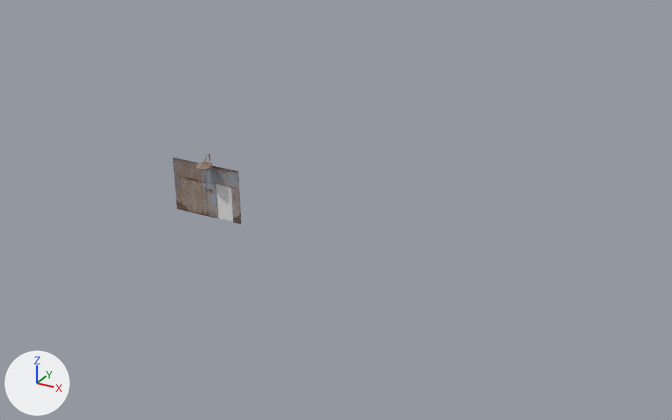
One commit to the FBX model Assets/Environment/Unique/Scene_A/SM_Scene_A_ClubEntrance00.fbx: the scene before it, then after it.
One viewpoint serves both versions: a 50 mm lens placed at (25.2, -4.9, -42.3), pointed at (-3.6, 47.3, -68.5). The axes (+X, +Y, +Z) are drawn at lower left. The lights are the same throughout. Where no turn or scale is listed for an object, it has been applied to the vertices.

In view in the first picture: 'SM_Scene_A_ClubEntrance00'.
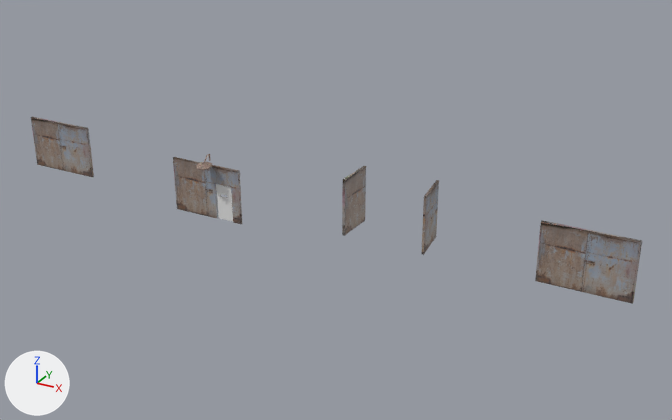
Boxes [x1, y1, x2, y2] around the edits, measured in the pictures (672 x 420 px):
'SM_Scene_A_ClubEntrance00', reshaped (787% wider, 165% taller): before [173, 154, 241, 224]; after [31, 117, 642, 304]
part 1 of me_cube_078, added: after [31, 117, 642, 304]

The edits, one by one:
me_cube_078 is used by ob_sm_scene_a_clubentrance00; location (0.0, 0.0, 0.0).
me_cube_078 had 306 vertices, 260 faces and spanned x -16.15..-10.33, y 44.05..45.69, z -70.32..-65.29.
me_cube_078 now has 360 vertices, 324 faces and spans x -30.0..17.36, y 44.05..48.29, z -70.32..-65.16.
Part 1, on me_cube_078:
34 vertices are added at x -30.0..17.36, y 45.27..48.29, z -69.25..-65.16.
20 new vertices lie (0.0, 0.14, 0.0) away from vertices in x -16.15..-10.33, y 45.45..45.47, z -70.32..-66.19.
64 new faces join them, mat_material_033 (picture img_texturescom_doorsmetaldouble0287_s_jpg).
